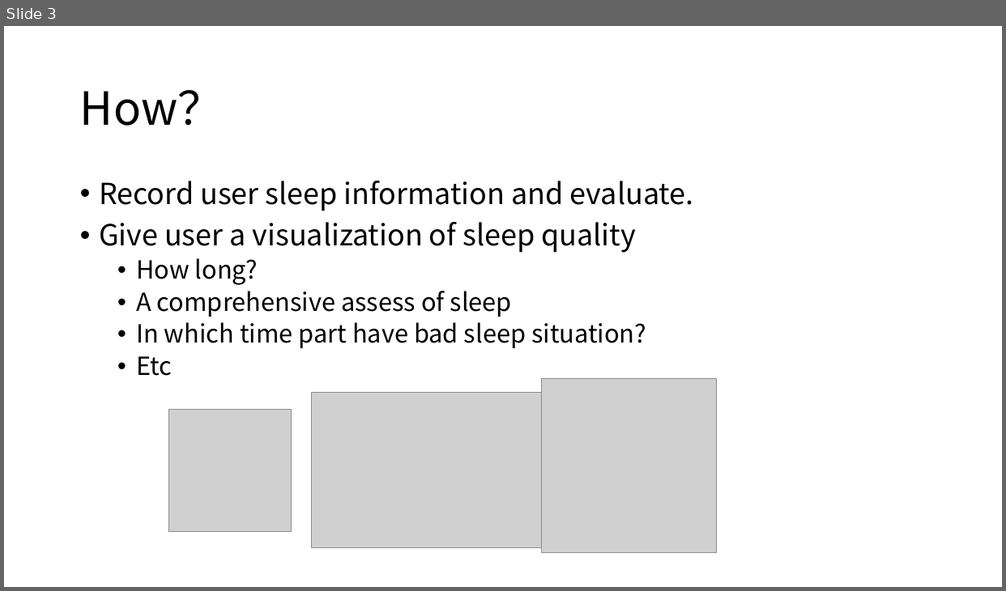
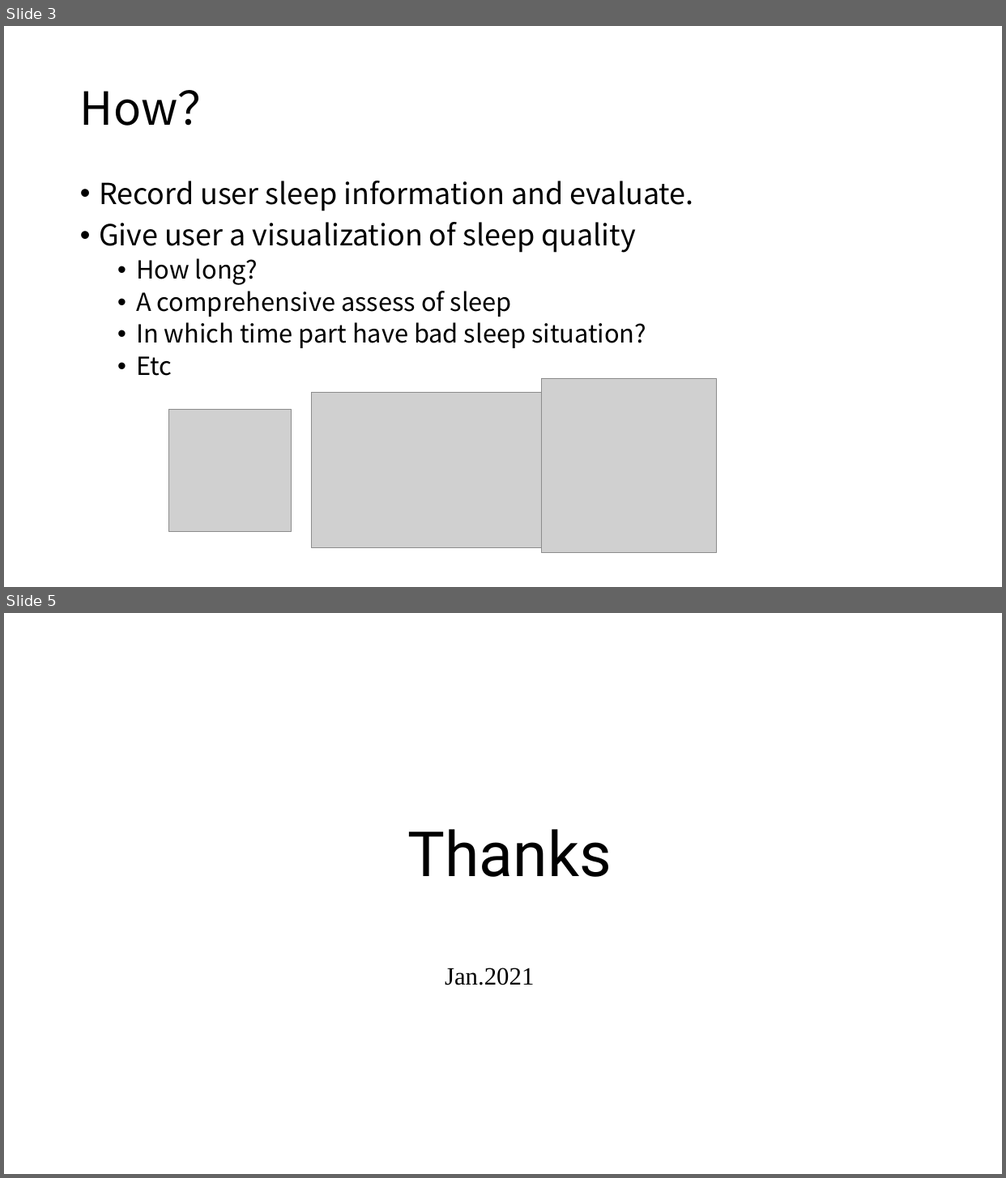
Before and after one commit to UofG-RTEP-Team25/SleepQualityEvaluationRPi, a slide deck: Documents/Sleep Quality Evaluation Introduction.pptx. Shown one above the other, each under a label of ours: slide 3 before the commit, slides 3 and 5 after it; the slides between them are not shown. The pictures are 1006x591 and 1006x1178 pixels, drawn with LibreOffice and Linux fonts; fonts in the diff are those of the drawing; grey boxes stand for pictures. Boxes give left, top, right and bottom in pixels: in the first picture for what was removed or moved away, otherwise in the second. Text is boxed around its words. In the diff, an @@ line names an element or a change of style, - is before the commit and + after.

```diff
--- a/Documents/Sleep Quality Evaluation Introduction.pptx
+++ b/Documents/Sleep Quality Evaluation Introduction.pptx
@@ slide 5 added at [4, 613, 1002, 1174], background #FFFFFF @@
@@ text added at [407, 829, 611, 877], 60 pt, text #000000 @@
+Thanks
@@ text added at [445, 968, 534, 986], 24 pt, text #000000 @@
+Jan.2021
```
Also in this commit, not shown: 1 other slide added.
